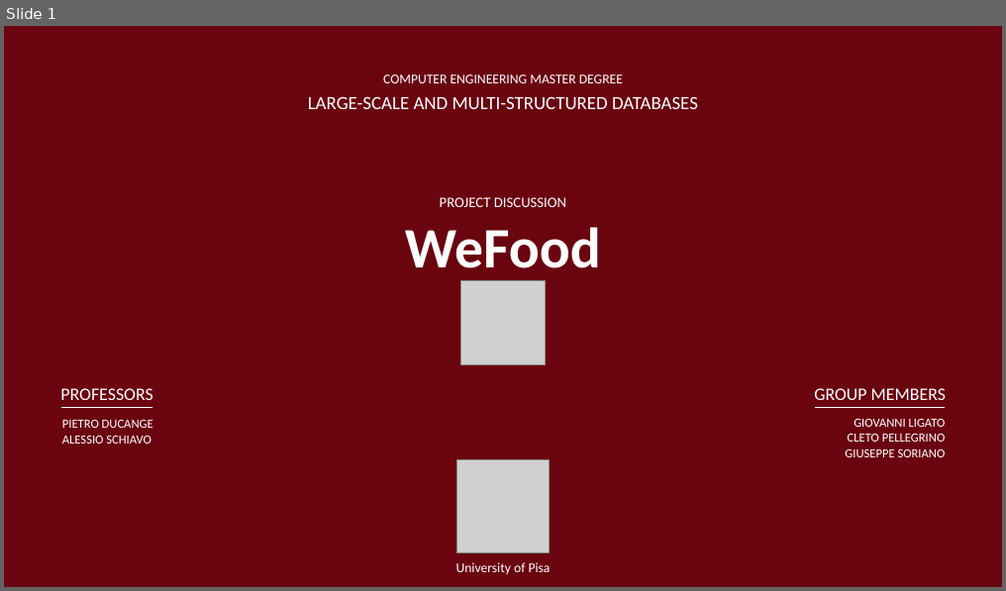
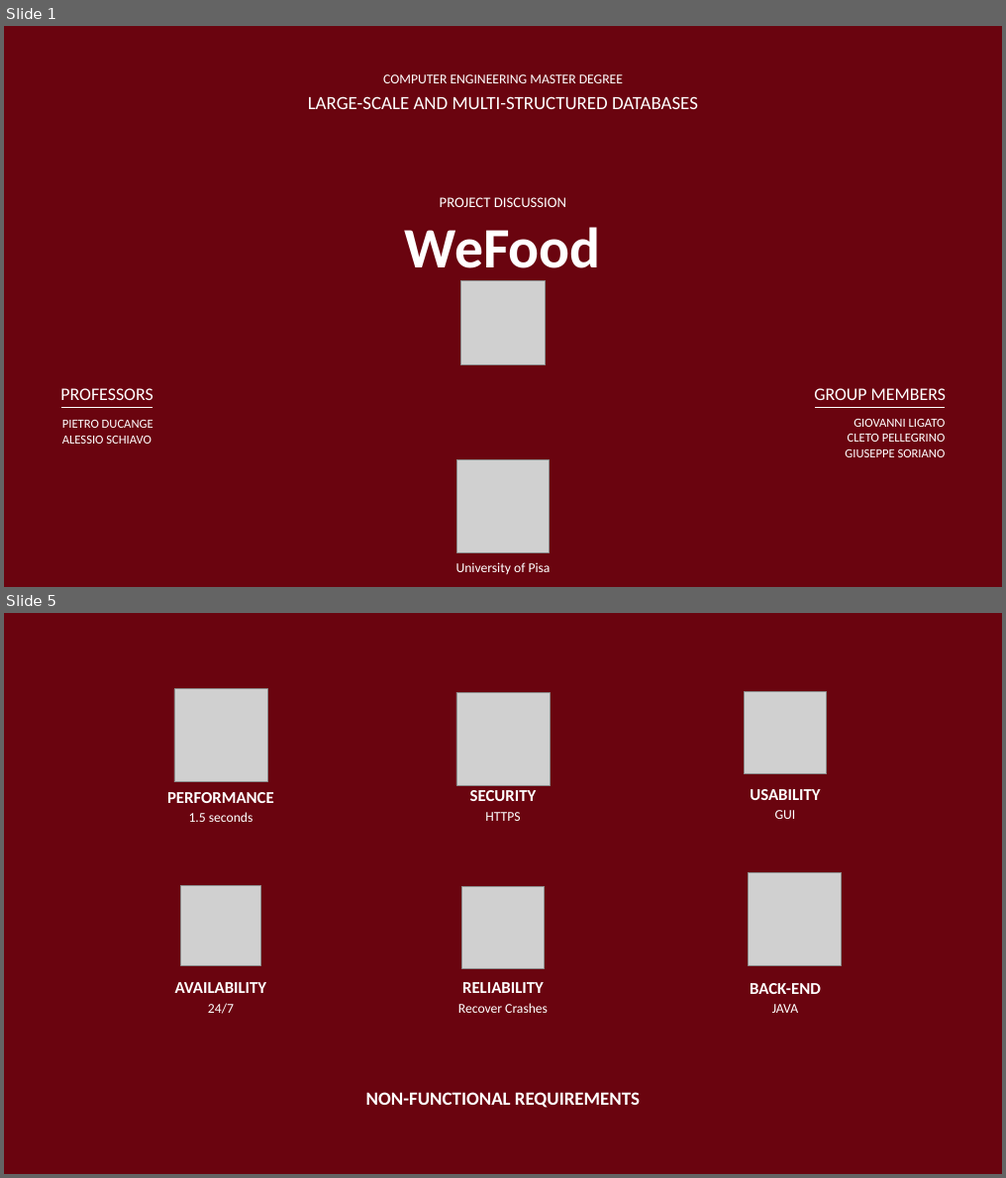
Before and after one commit to GiuseppeSoriano/WeFood, a slide deck: Slides/Final_Presentation/WeFood.pptx. Shown one above the other, each under a label of ours: slide 1 before the commit, slides 1 and 5 after it; the slides between them are not shown. The pictures are 1006x591 and 1006x1178 pixels, drawn with LibreOffice and Linux fonts; fonts in the diff are those of the drawing; grey boxes stand for pictures. Boxes give left, top, right and bottom in pixels: in the first picture for what was removed or moved away, otherwise in the second. Text is boxed around its words. In the diff, an @@ line names an element or a change of style, - is before the commit and + after.

```diff
--- a/Slides/Final_Presentation/WeFood.pptx
+++ b/Slides/Final_Presentation/WeFood.pptx
@@ slide 5 added at (4,613,1002,1174), background #FFFFFF @@
@@ triangle added at (4,613,1002,1174), fill #6A040F @@
@@ group added at (167,689,841,1014): 12 texts, 6 pictures @@
+BACK-END
+JAVA
+RELIABILITY
+Recover Crashes
+AVAILABILITY
+24/7
+PERFORMANCE
+1.5 seconds
+USABILITY
+GUI
+SECURITY
+HTTPS
@@ text added at (366,1092,640,1108), 18 pt, text #FFFFFF, bold @@
+NON-FUNCTIONAL REQUIREMENTS
```
Also in this commit, not shown: 5 slides changed, 9 other slides added, 7 slides removed, 48 other files.
